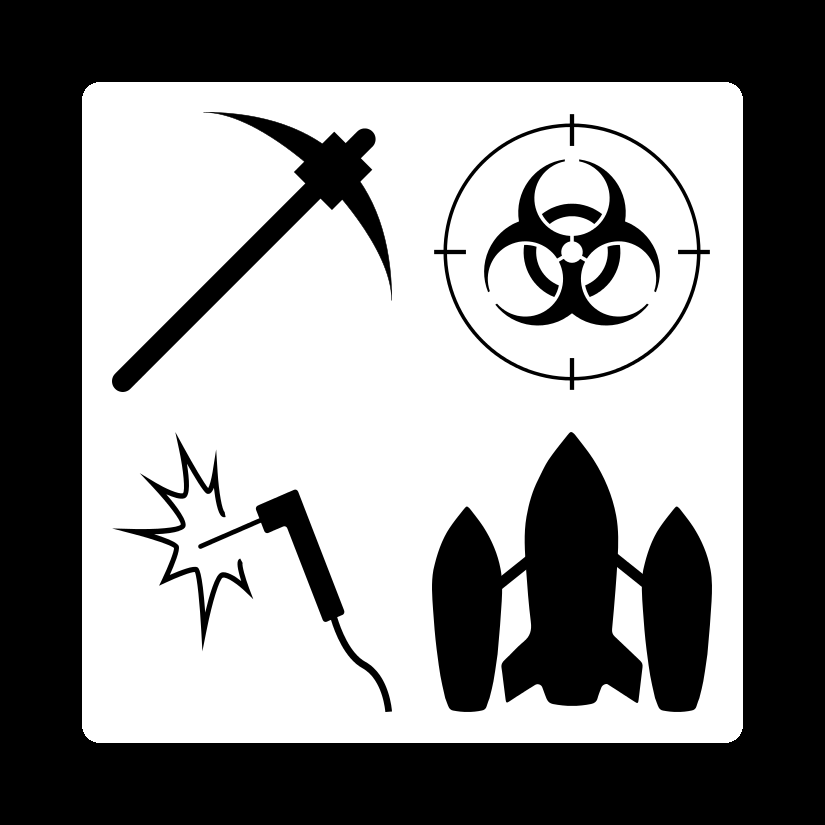
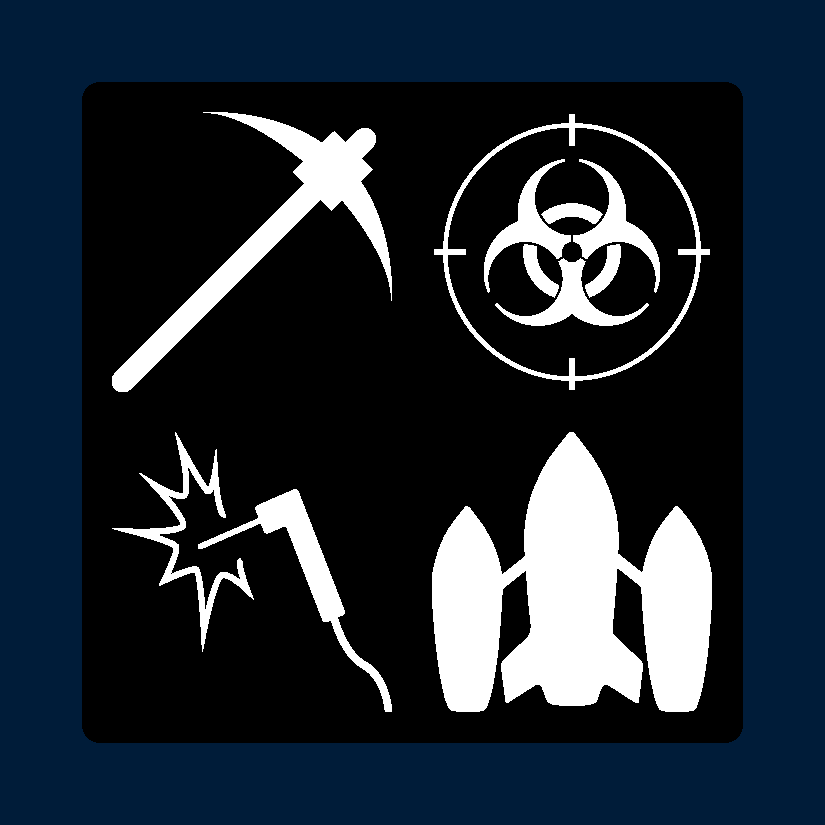
Two versions of the same layered image (825 × 825). Layer-by-layer changes:
painted on "action-card.svg" over box(112, 112, 712, 712)
painted on "Border" over box(0, 0, 825, 825)
painted on "Background" over box(0, 0, 825, 825)
